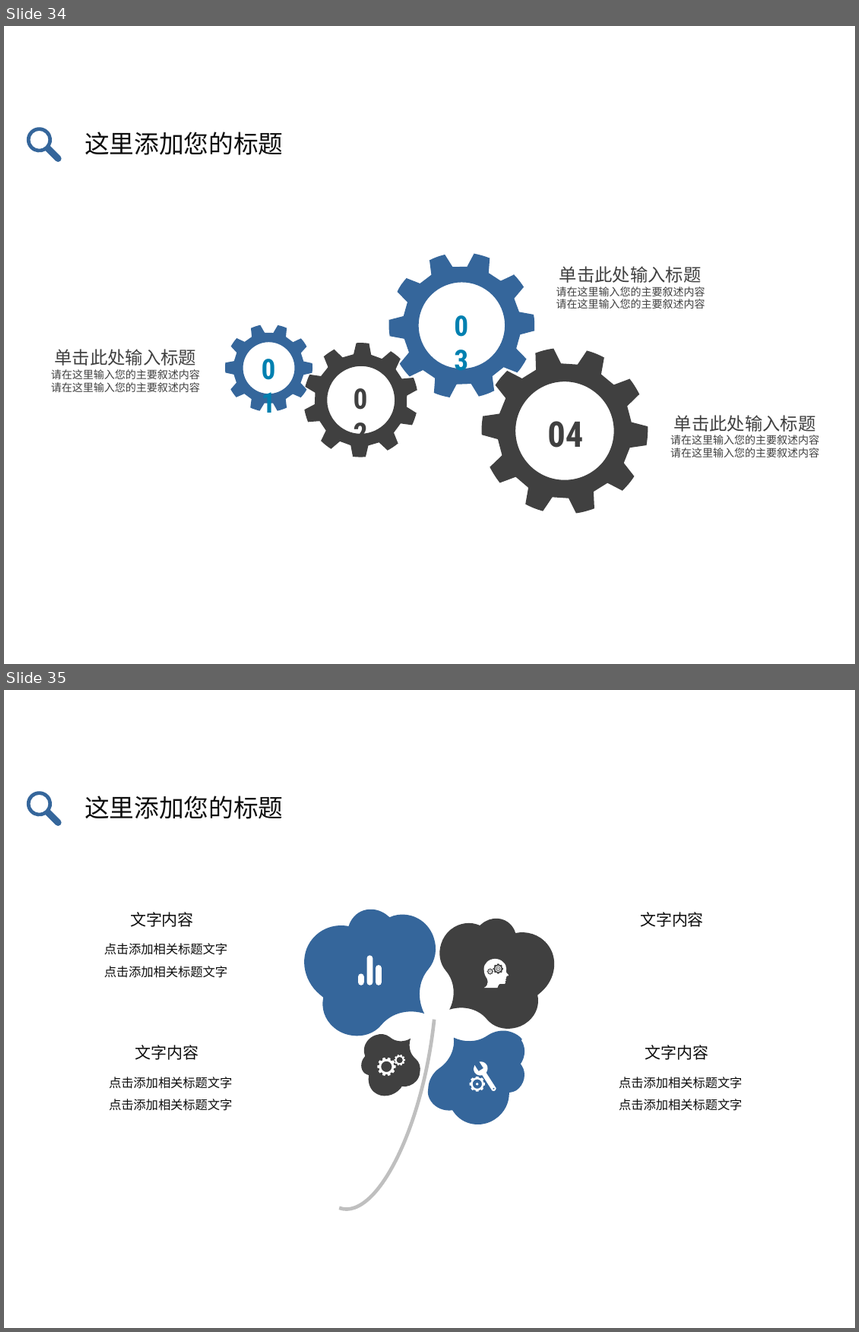
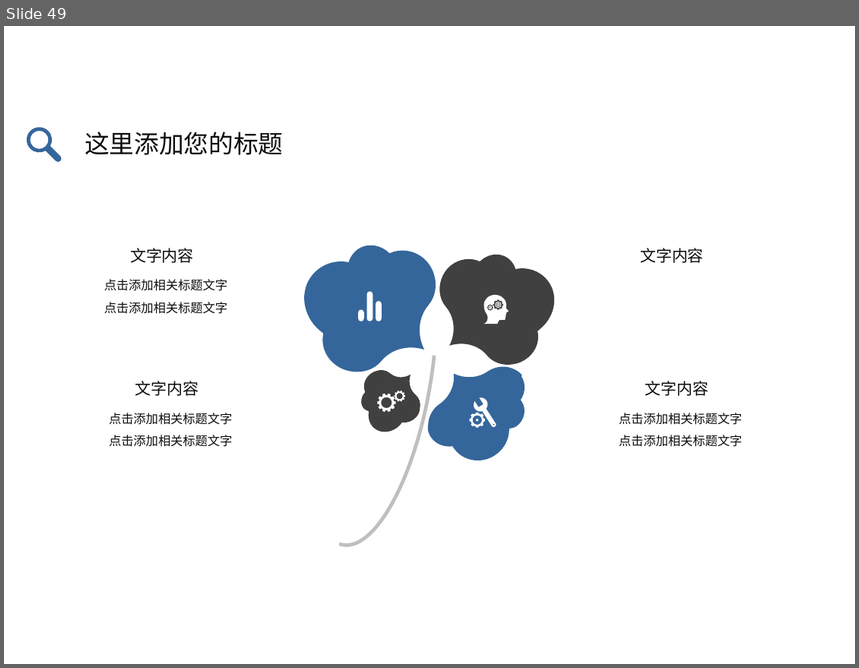
Before and after one commit to zhongdeming428/graduation-design, a slide deck: 阶段性报告/毕设答辩.pptx. Shown one above the other, each under a label of ours: slides 34 and 35 before the commit, slide 49 after it. The pictures are 859x1332 and 859x668 pixels, drawn with LibreOffice and Linux fonts; fonts in the diff are those of the drawing. Boxes give left, top, right and bottom in pixels: in the first picture for what was removed or moved away, otherwise in the second. Text is boxed around its words. In the diff, an @@ line names an element or a change of style, - is before the commit and + after.

```diff
--- a/阶段性报告/毕设答辩.pptx
+++ b/阶段性报告/毕设答辩.pptx
@@ slide 34 removed at box(4, 26, 855, 664), background #FFFFFF @@
@@ freeform shape removed at box(25, 126, 62, 163) @@
@@ text removed at box(85, 132, 283, 155) @@
-这里添加您的标题
@@ freeform shape removed at box(389, 253, 534, 397) @@
@@ text removed at box(557, 266, 705, 309) @@
-单击此处输入标题
-请在这里输入您的主要叙述内容
-请在这里输入您的主要叙述内容
@@ text removed at box(439, 304, 484, 347) @@
-03
@@ freeform shape removed at box(225, 325, 313, 411) @@
@@ freeform shape removed at box(304, 343, 417, 458) @@
@@ text removed at box(51, 349, 200, 392) @@
-单击此处输入标题
-请在这里输入您的主要叙述内容
-请在这里输入您的主要叙述内容
@@ text removed at box(248, 347, 289, 389) @@
-01
@@ freeform shape removed at box(481, 348, 648, 514) @@
@@ text removed at box(338, 378, 382, 420) @@
-02
@@ text removed at box(547, 421, 583, 448) @@
-04
@@ text removed at box(671, 415, 819, 458) @@
-单击此处输入标题
-请在这里输入您的主要叙述内容
-请在这里输入您的主要叙述内容
@@ what was slide 35 is now slide 49 @@
```
Also in this commit, not shown: 2 slides changed, 16 slides added, 1 other slide removed, 1 other file.
